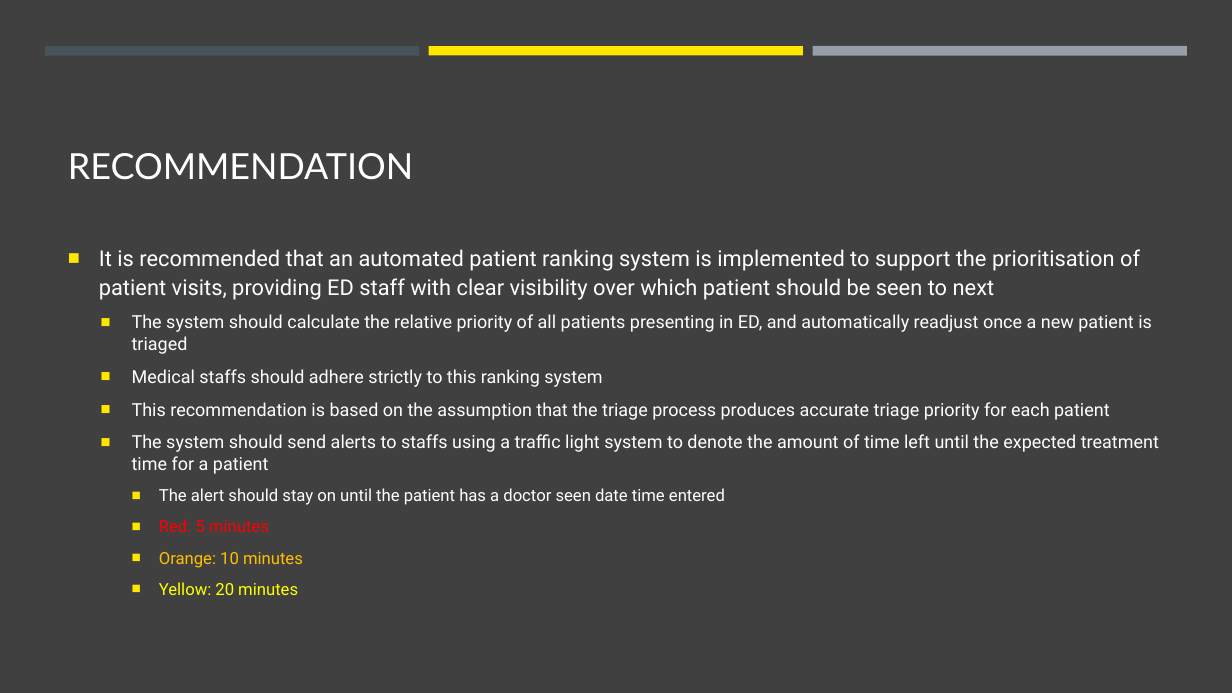
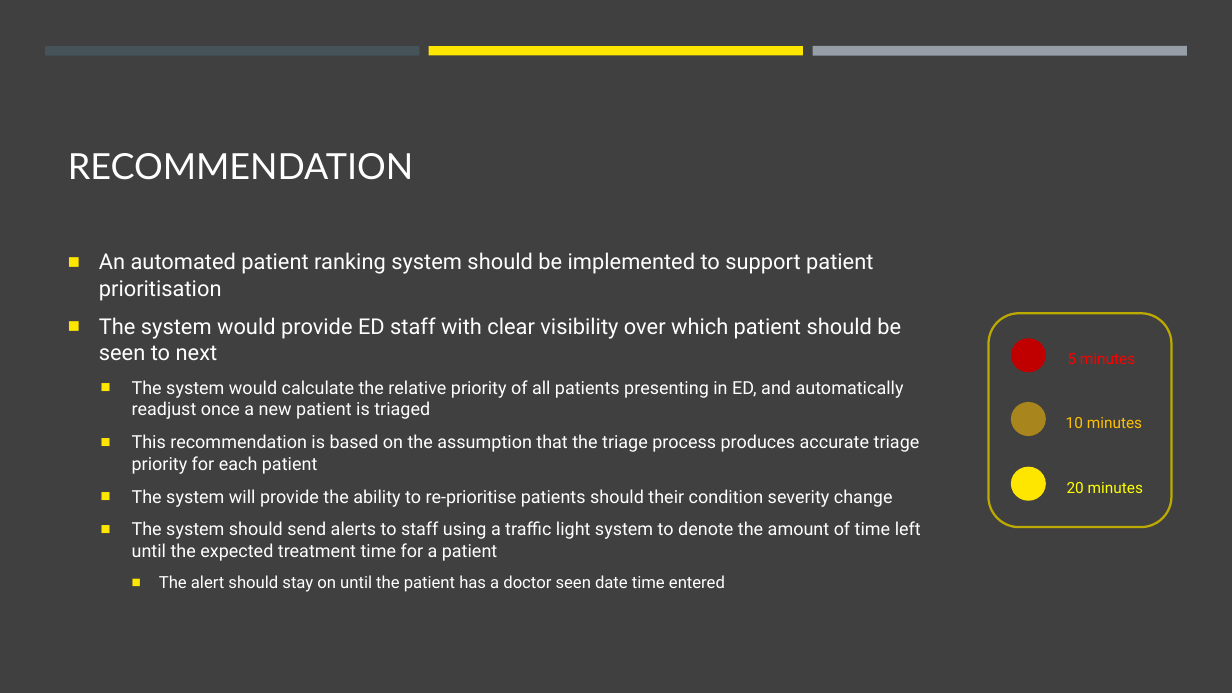
Before and after one commit to jasonnguyen3697/EY_DataChallenge, a slide deck: slide 12 of stuff.pptx. Drawn at 1232x693 pixels with LibreOffice and Linux fonts; fonts in the diff are those of the drawing. Boxes give left, top, right and bottom in pixels: in the first picture for what was removed or moved away, otherwise in the second. Text is boxed around its words. In the diff, an @@ line names an element or a change of style, - is before the commit and + after.

Commit message:
Modify ppt

```diff
--- a/stuff.pptx
+++ b/stuff.pptx
@@ text at bbox=[99, 252, 904, 419]: text changed @@
-■ It is recommended that an automated patient ranking system is implemented to support the prioritisation of patient visits, providing ED staff with clear visibility over which patient should be seen to next
-  ■ The system should calculate the relative priority of all patients presenting in ED, and automatically readjust once a new patient is triaged
-  ■ Medical staffs should adhere strictly to this ranking system
+■ An automated patient ranking system should be implemented to support patient prioritisation
+■ The system would provide ED staff with clear visibility over which patient should be seen to next
+  ■ The system would calculate the relative priority of all patients presenting in ED, and automatically readjust once a new patient is triaged
@@ group added at bbox=[989, 313, 1172, 527]: 3 ellipses, 3 texts, 1 rounded rectangle @@
+20 minutes
+10 minutes
+5 minutes
@@ text at bbox=[132, 489, 921, 561]: text changed @@
-  ■ The system should send alerts to staffs using a traffic light system to denote the amount of time left until the expected treatment time for a patient
+  ■ The system will provide the ability to re-prioritise patients should their condition severity change
+  ■ The system should send alerts to staff using a traffic light system to denote the amount of time left until the expected treatment time for a patient
@@ text at bbox=[159, 519, 303, 595]: paragraphs removed @@
-    ■ Red: 5 minutes
-    ■ Orange: 10 minutes
-    ■ Yellow: 20 minutes
```
Also in this commit, not shown: 10 other slides changed, 1 slide added, 3 slides removed.
